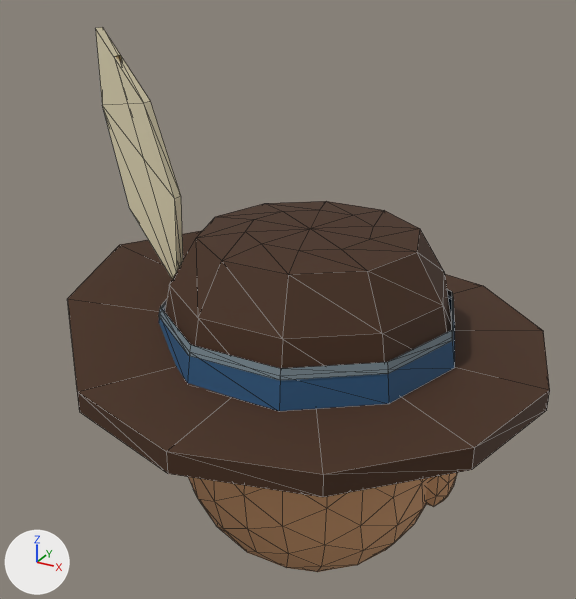
The glTF model assets/models/units/musketeer_advanced/Head.glb: old version first, new version second.
One viewpoint serves both versions: a 50 mm camera at (0.536, -1.045, 0.742) aimed at (-0.048, 0.016, 0.212). The axes (+X, +Y, +Z) are drawn at lower left. The lights are the same throughout. The older version comes first. Mesh edges are drawn as thin lines. Vertices at exactly the same position are counted once.

The first picture shows 'Sculpture'.
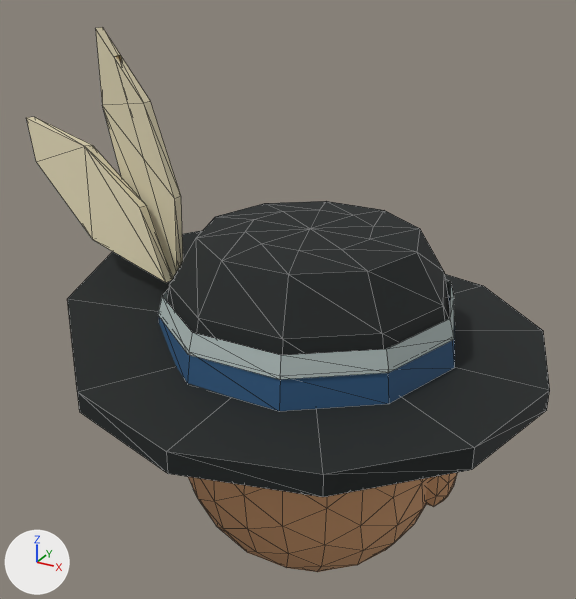
Changed parts and their boxes (x1, y1, x2, y2) in the pictures (576 x 599 px):
'Sculpture', reshaped (8% wider)
    before: (67, 27, 550, 572)
    after: (26, 27, 550, 572)
part 1 of me_sculpture, added
    after: (158, 279, 454, 380)
part 2 of me_sculpture, deleted
    before: (159, 289, 454, 380)
part 3 of me_sculpture, added
    after: (26, 117, 172, 283)
part 4 of me_sculpture, recoloured (brown to black)
    both: (67, 201, 550, 497)

The change, as a list of edits to the scene's bpy script:
```text
Change me_sculpture:
    used by ob_sculpture; location = (0.0, 0.0, 0.0)
    remove me_sculpture.from_pydata(...)  # 654 vertices, 1200 faces; spans x -0.385..0.385, y -0.385..0.385, z -0.268..0.631
    add me_sculpture.from_pydata(...)  # 666 vertices, 1220 faces; spans x -0.485..0.385, y -0.385..0.385, z -0.268..0.631
    me_sculpture part 1: the loose piece of 20 vertices spanning x -0.246..0.246, y -0.234..0.234, z 0.168..0.218 is copied, and the copy is scaled about its middle by (0.977, 0.977, 0.64), then moved by (0.0, 0.0, 0.038); it spans x -0.241..0.241, y -0.229..0.229, z 0.215..0.247
    me_sculpture part 2: the loose piece of 20 vertices spanning x -0.24..0.24, y -0.228..0.228, z 0.213..0.229 is deleted
    me_sculpture part 3
    12 vertices are added at x -0.485..-0.215, y -0.1..-0.059, z 0.244..0.488
    20 new faces join them
    me_sculpture part 4: 128 kept faces spanning x -0.385..0.385, y -0.385..0.385, z 0.136..0.347 get new vertex colours; the middle colour goes from brown #452a16 to black #161c1c
```
